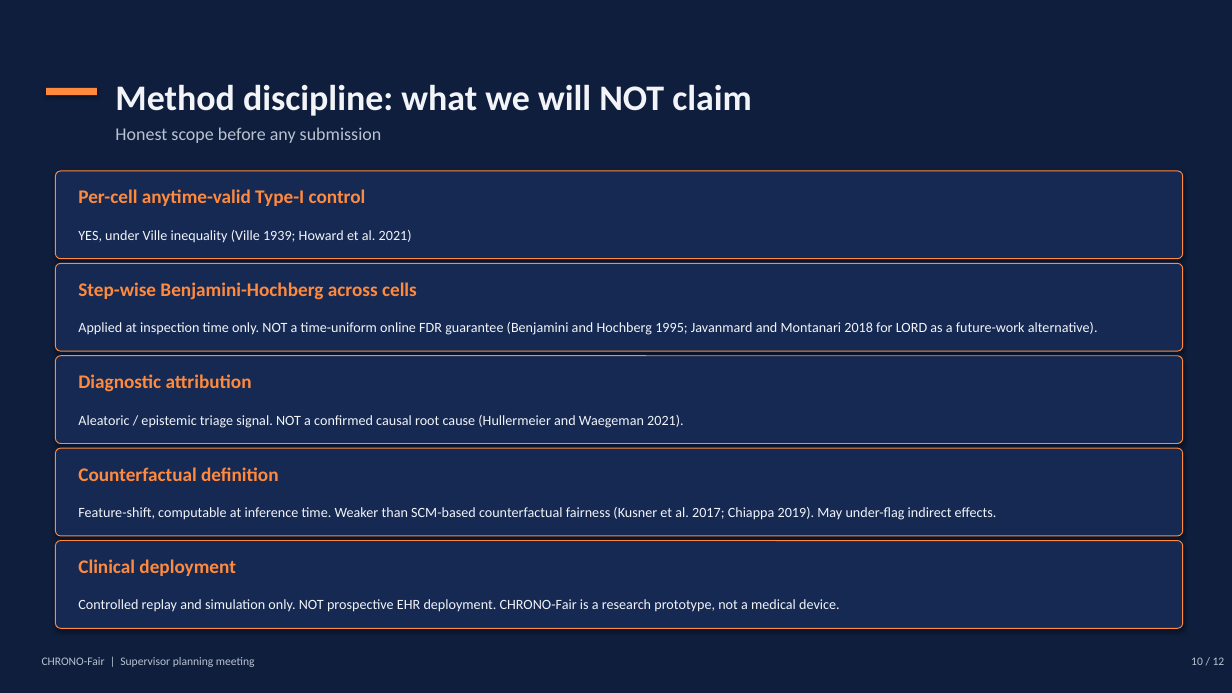
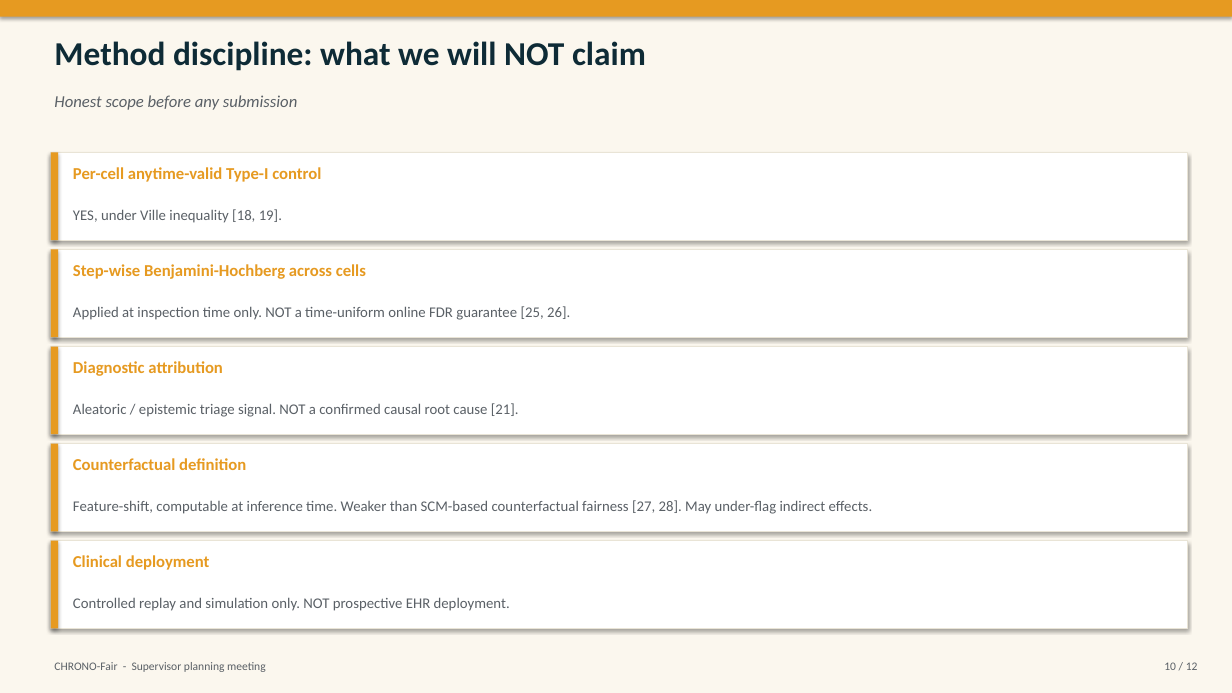
Before and after one commit to MdJoy31/Length-of-stay-prediction-using-Texas100x--Fairness, a slide deck: slide 10 of chrono_fair/presentation/CHRONO_Fair_supervisor_meeting.pptx. Drawn at 1232x693 pixels with LibreOffice and Linux fonts; fonts in the diff are those of the drawing. Boxes give left, top, right and bottom in pixels: in the first picture for what was removed or moved away, otherwise in the second. Text is boxed around its words. In the diff, an @@ line names an element or a change of style, - is before the commit and + after.

```diff
--- a/chrono_fair/presentation/CHRONO_Fair_supervisor_meeting.pptx
+++ b/chrono_fair/presentation/CHRONO_Fair_supervisor_meeting.pptx
@@ rectangle at bbox=[0, 0, 1232, 693]: fill #0F1E3D to #FBF7EE; shadow on @@
@@ rectangle added at bbox=[0, 0, 1232, 17], fill #E69A21 @@
@@ text "Method discipline: what we will ...": place and size @@
-text "Method discipline: what we will ..." at bbox=[115, 84, 752, 116]
+text "Method discipline: what we will ..." at bbox=[54, 41, 646, 71]
@@ text "Method discipline: what we will ..." at bbox=[54, 41, 646, 71]: size 28 to 26 pt, text colour #F2F4F8 to #0E2B36 @@
@@ rectangle removed at bbox=[46, 88, 97, 95] @@
@@ text "Honest scope before any submission": place and size @@
-text "Honest scope before any submission" at bbox=[115, 127, 382, 143]
+text "Honest scope before any submission" at bbox=[54, 95, 297, 110]
@@ text "Honest scope before any submission" at bbox=[54, 95, 297, 110]: size 14 to 13 pt, text colour #B8C2D0 to #5A6066, italic on @@
@@ rectangle: place and size @@
-rectangle at bbox=[55, 171, 1183, 259]
+rectangle at bbox=[51, 152, 1188, 240]
@@ rectangle at bbox=[51, 152, 1188, 240]: rounded rectangle to rectangle; fill #152953 to #FFFFFF; outline #FF8A3D 0.75 pt to #E9E4D6 0.5 pt @@
@@ rectangle added at bbox=[51, 152, 58, 240], fill #E69A21 @@
@@ size 15 to 13 pt, text colour #FF8A3D to #E69A21 in 5 elements at bbox=[73, 555, 210, 570], bbox=[73, 458, 246, 470], bbox=[73, 361, 222, 376], bbox=[73, 264, 366, 279], bbox=[73, 167, 321, 182] @@
@@ text "Per-cell anytime-valid Type-I control": place and size @@
-text "Per-cell anytime-valid Type-I control" at bbox=[78, 189, 366, 206]
+text "Per-cell anytime-valid Type-I control" at bbox=[73, 167, 321, 182]
@@ text at bbox=[73, 209, 282, 223]: text changed; size 11 to 11.5 pt; text colour #F2F4F8 to #5A6066 @@
-YES, under Ville inequality (Ville 1939; Howard et al. 2021)
+YES, under Ville inequality [18, 19].
@@ rectangle added at bbox=[51, 250, 1188, 337], fill #FFFFFF, outline #E9E4D6 0.5 pt @@
@@ rectangle added at bbox=[51, 250, 58, 337], fill #E69A21 @@
@@ rounded rectangle removed at bbox=[55, 263, 1183, 351] @@
@@ text "Step-wise Benjamini-Hochberg across cells": place and size @@
-text "Step-wise Benjamini-Hochberg across cells" at bbox=[78, 282, 417, 300]
+text "Step-wise Benjamini-Hochberg across cells" at bbox=[73, 264, 366, 279]
@@ text at bbox=[73, 306, 570, 320]: text changed; size 11 to 11.5 pt; text colour #F2F4F8 to #5A6066 @@
-Applied at inspection time only. NOT a time-uniform online FDR guarantee (Benjamini and Hochberg 1995; Javanmard and Montanari 2018 for LORD as a future-work alternative).
+Applied at inspection time only. NOT a time-uniform online FDR guarantee [25, 26].
@@ rectangle added at bbox=[51, 347, 1188, 434], fill #FFFFFF, outline #E9E4D6 0.5 pt @@
@@ rectangle added at bbox=[51, 347, 58, 434], fill #E69A21 @@
@@ rounded rectangle removed at bbox=[55, 356, 1183, 444] @@
@@ text "Diagnostic attribution": place and size @@
-text "Diagnostic attribution" at bbox=[78, 374, 252, 392]
+text "Diagnostic attribution" at bbox=[73, 361, 222, 376]
@@ text at bbox=[73, 403, 519, 417]: text changed; size 11 to 11.5 pt; text colour #F2F4F8 to #5A6066 @@
-Aleatoric / epistemic triage signal. NOT a confirmed causal root cause (Hullermeier and Waegeman 2021).
+Aleatoric / epistemic triage signal. NOT a confirmed causal root cause [21].
@@ rectangle at bbox=[51, 444, 1188, 531]: rounded rectangle to rectangle; fill #152953 to #FFFFFF; outline #FF8A3D 0.75 pt to #E9E4D6 0.5 pt @@
@@ rectangle: place and size @@
-rectangle at bbox=[55, 541, 1183, 628]
+rectangle at bbox=[51, 444, 1188, 531]
@@ rectangle added at bbox=[51, 444, 58, 531], fill #E69A21 @@
@@ rounded rectangle removed at bbox=[55, 448, 1183, 536] @@
@@ text at bbox=[73, 500, 873, 514]: text changed; size 11 to 11.5 pt; text colour #F2F4F8 to #5A6066 @@
-Feature-shift, computable at inference time. Weaker than SCM-based counterfactual fairness (Kusner et al. 2017; Chiappa 2019). May under-flag indirect effects.
+Feature-shift, computable at inference time. Weaker than SCM-based counterfactual fairness [27, 28]. May under-flag indirect effects.
@@ rectangle added at bbox=[51, 541, 1188, 628], fill #FFFFFF, outline #E9E4D6 0.5 pt @@
@@ rectangle added at bbox=[51, 541, 58, 628], fill #E69A21 @@
@@ text at bbox=[73, 597, 510, 611]: text changed; size 11 to 11.5 pt; text colour #F2F4F8 to #5A6066 @@
-Controlled replay and simulation only. NOT prospective EHR deployment. CHRONO-Fair is a research prototype, not a medical device.
+Controlled replay and simulation only. NOT prospective EHR deployment.
@@ text "10 / 12" at bbox=[1164, 662, 1198, 670]: text colour #B8C2D0 to #5A6066 @@
@@ text at bbox=[54, 662, 266, 672]: text changed; text colour #B8C2D0 to #5A6066 @@
-CHRONO-Fair | Supervisor planning meeting
+CHRONO-Fair - Supervisor planning meeting
```
Also in this commit, not shown: 10 other slides changed, 3 slides added, 1 slide removed.
